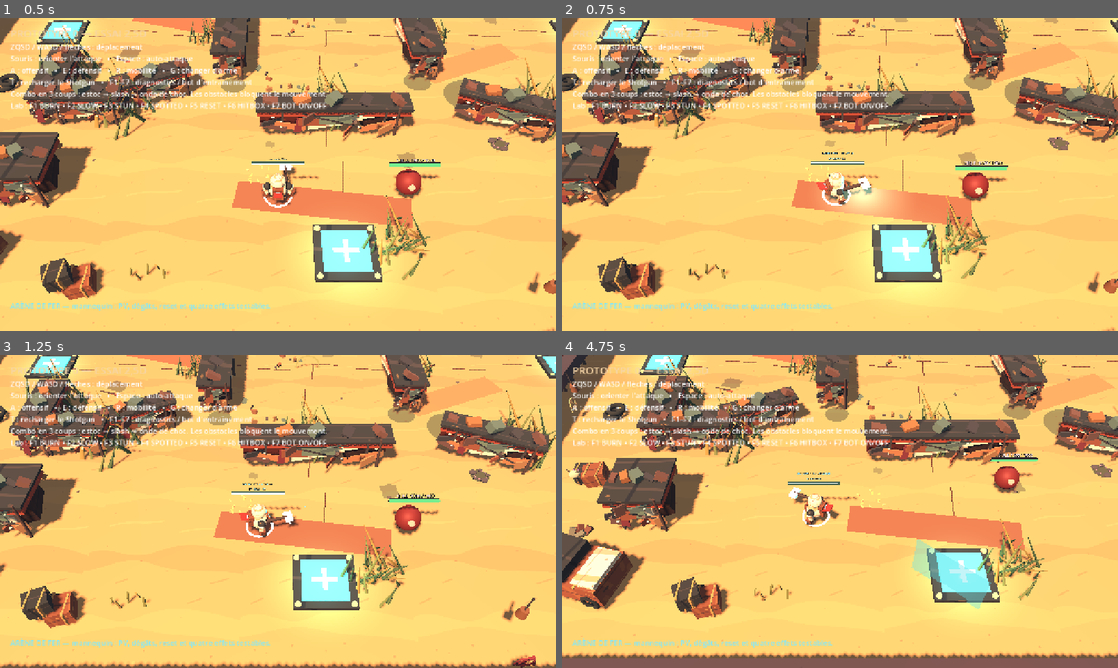
Above: before the commit, frames 1-4 (two rows, left to right).
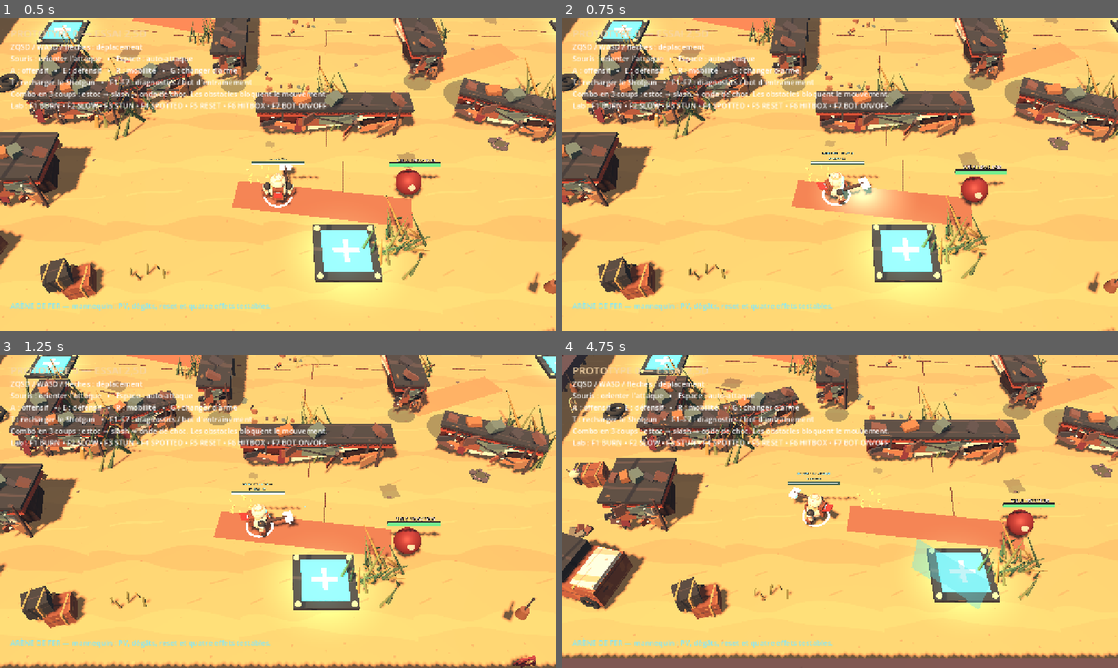
Above: after the commit, the same moments.

Repository: aKoMoses/PROTOTYPE-V0.1
Game: Godot game, scene res://scenes/main.tscn
The game is run twice, just before and just after one commit, with the same random seed, the same clock (stepped at 60 frames per second) and the same inputs.
Inputs (mouse positions are in pixels of both pictures, inside the frame that each line leads up to):
- Up to frame 1 (0.5 s): no input
- Up to frame 2 (0.75 s): move the mouse to (962, 158) at 0.52 s; hold D from 0.53 s (still down); hold Q from 0.53 s (still down); click (962, 158) at 0.67 s
- Up to frame 3 (1.25 s): keep holding D; keep holding Q; tap Space at 0.77 s
- Up to frame 4 (4.75 s): move the mouse to (728, 527) at 1.27 s; release D at 1.28 s; release Q at 1.28 s; hold S 1.28-2.03 s; tap Z at 1.35 s; tap Space at 1.52, 3.02, 3.77, 4.52 s; move the mouse to (895, 442) at 2.02 s; hold D 2.03-2.78 s; tap G at 2.1 s; move the mouse to (812, 574) at 2.77 s; hold W 2.78-3.53 s; tap E at 2.85 s; click (812, 574) at 2.92 s; move the mouse to (1006, 558) at 3.52 s; hold Left from 3.53 s (still down); tap R at 3.6 s; move the mouse to (673, 464) at 4.27 s; tap T at 4.35 s

Frame 1 is identical in both runs. In frame 2, 0.7% of the frame differs, in the area x 70-81%, y 45-61%; in frame 3, 1.1%; in frame 4, 1.2%, in the area x 77-89%, y 31-60%.

Commit message:
Add training bot range and dodge patterns

Diff:
--- a/scripts/player.gd
+++ b/scripts/player.gd
@@ -366,6 +366,10 @@
 	return visibility_state != null and visibility_state.is_revealed()
 
 
+func is_attack_committed() -> bool:
+	return _axe_attack_busy or _shotgun_attack_busy or _module_busy
+
+
 func is_in_bush() -> bool:
 	_sync_bush_state()
 	return _current_bush != null and is_instance_valid(_current_bush)
--- a/scripts/training_bot.gd
+++ b/scripts/training_bot.gd
@@ -14,6 +14,11 @@
 const MOVE_RADIUS_Z := 2.0
 const MOVE_SPEED := 1.8
 const PROJECTILE_TRAVEL_TIME := 0.16
+const IDEAL_RANGE_MIN := 5.6
+const IDEAL_RANGE_MAX := 8.4
+const DODGE_DURATION := 0.34
+const DODGE_COOLDOWN := 3.5
+const DODGE_SPEED := 7.2
 
 var enabled := false
 var _elapsed := 0.0
@@ -24,6 +29,9 @@
 var _windup_player: Node3D
 var _telegraph_ring: MeshInstance3D
 var _telegraph_clock := 0.0
+var _dodge_remaining := 0.0
+var _dodge_cooldown_remaining := 0.0
+var _dodge_direction := Vector3.ZERO
 
 
 func _ready() -> void:
@@ -41,6 +49,9 @@
 	_attack_serial = 0
 	_windup_remaining = 0.0
 	_windup_player = null
+	_dodge_remaining = 0.0
+	_dodge_cooldown_remaining = 0.0
+	_dodge_direction = Vector3.ZERO
 	_update_telegraph()
 	set_physics_process(enabled)
 	var owner_3d := get_parent() as Node3D
@@ -59,6 +70,9 @@
 	_attack_serial = 0
 	_windup_remaining = 0.0
 	_windup_player = null
+	_dodge_remaining = 0.0
+	_dodge_cooldown_remaining = 0.0
+	_dodge_direction = Vector3.ZERO
 	_update_telegraph()
 
 
@@ -68,6 +82,14 @@
 
 func is_telegraph_active() -> bool:
 	return enabled and _windup_remaining > 0.0
+
+
+func is_dodging() -> bool:
+	return enabled and _dodge_remaining > 0.0
+
+
+func get_dodge_cooldown_remaining() -> float:
+	return maxf(0.0, _dodge_cooldown_remaining)
 
 
 func get_attack_phase() -> String:
@@ -85,7 +107,15 @@
 	if bot_body == null or player == null or not is_instance_valid(player):
 		return
 	_elapsed += delta
-	_update_patrol(bot_body, delta)
+	_dodge_cooldown_remaining = maxf(0.0, _dodge_cooldown_remaining - delta)
+	if _dodge_remaining > 0.0:
+		_dodge_remaining = maxf(0.0, _dodge_remaining - delta)
+		bot_body.global_position += _dodge_direction * DODGE_SPEED * delta
+		bot_body.global_position.y = 0.0
+	else:
+		_try_dodge(bot_body, player)
+		if _dodge_remaining <= 0.0:
+			_update_patrol(bot_body, player, delta)
 	_telegraph_clock += delta
 	if _windup_remaining > 0.0:
 		_windup_remaining = maxf(0.0, _windup_remaining - delta)
@@ -105,15 +135,44 @@
 		_next_attack_at = _elapsed + 0.35
 
 
-func _update_patrol(bot_body: Node3D, delta: float) -> void:
-	var desired := _spawn_position + Vector3(
-		sin(_elapsed * 0.72) * MOVE_RADIUS_X,
-		0.0,
-		cos(_elapsed * 0.53) * MOVE_RADIUS_Z
-	)
+func _update_patrol(bot_body: Node3D, player: Node3D, delta: float) -> void:
+	var to_player := player.global_position - bot_body.global_position
+	to_player.y = 0.0
+	var distance := to_player.length()
+	var desired: Vector3
+	if distance < IDEAL_RANGE_MIN and distance > 0.05:
+		desired = bot_body.global_position - to_player.normalized() * 2.2
+	elif distance > IDEAL_RANGE_MAX and distance > 0.05:
+		desired = bot_body.global_position + to_player.normalized() * 2.0
+	else:
+		desired = _spawn_position + Vector3(
+			sin(_elapsed * 0.72) * MOVE_RADIUS_X,
+			0.0,
+			cos(_elapsed * 0.53) * MOVE_RADIUS_Z
+		)
+	desired.x = clampf(desired.x, -27.0, 27.0)
+	desired.z = clampf(desired.z, -27.0, 27.0)
 	var blend := clampf(delta * MOVE_SPEED, 0.0, 1.0)
 	bot_body.global_position = bot_body.global_position.lerp(desired, blend)
 	bot_body.global_position.y = 0.0
+
+
+func _try_dodge(bot_body: Node3D, player: Node3D) -> void:
+	if _dodge_cooldown_remaining > 0.0 or not player.has_method("is_attack_committed"):
+		return
+	if not bool(player.call("is_attack_committed")):
+		return
+	var away := bot_body.global_position - player.global_position
+	away.y = 0.0
+	if away.length_squared() < 0.01:
+		away = Vector3.RIGHT
+	else:
+		away = away.normalized()
+	_dodge_direction = Vector3(-away.z, 0.0, away.x).normalized()
+	if int(_attack_serial + int(_elapsed * 10.0)) % 2 == 0:
+		_dodge_direction = -_dodge_direction
+	_dodge_remaining = DODGE_DURATION
+	_dodge_cooldown_remaining = DODGE_COOLDOWN
 
 
 func _can_attack(bot_body: Node3D, player: Node3D) -> bool:
--- a/tools/test_training_bot.gd
+++ b/tools/test_training_bot.gd
@@ -23,6 +23,15 @@
 		target.call("set_training_bot_enabled", true)
 		if not bool(target.call("is_training_bot_enabled")):
 			_failures.append("activation du bot refusée")
+		player.call("_perform_axe_attack")
+		var dodge_seen := false
+		for _dodge_step in range(8):
+			await physics_frame
+			if bool(target.get_node("TrainingBot").call("is_dodging")):
+				dodge_seen = true
+				break
+		if not dodge_seen:
+			_failures.append("bot n'esquive pas une attaque engagée")
 		var telegraph_seen := false
 		for _step in range(24):
 			await create_timer(0.10, true, false, false).timeout
@@ -50,10 +59,10 @@
 		target.call("reset_combat_state")
 
 	if _failures.is_empty():
-		print("P0-113 TRAINING BOT TEST: PASS")
+		print("P0-114 TRAINING BOT TEST: PASS")
 		quit(0)
 	else:
 		for failure in _failures:
 			push_error("FAIL: " + failure)
-		print("P0-113 TRAINING BOT TEST: FAIL (%d)" % _failures.size())
+		print("P0-114 TRAINING BOT TEST: FAIL (%d)" % _failures.size())
 		quit(1)
Not shown, changed: README.md
